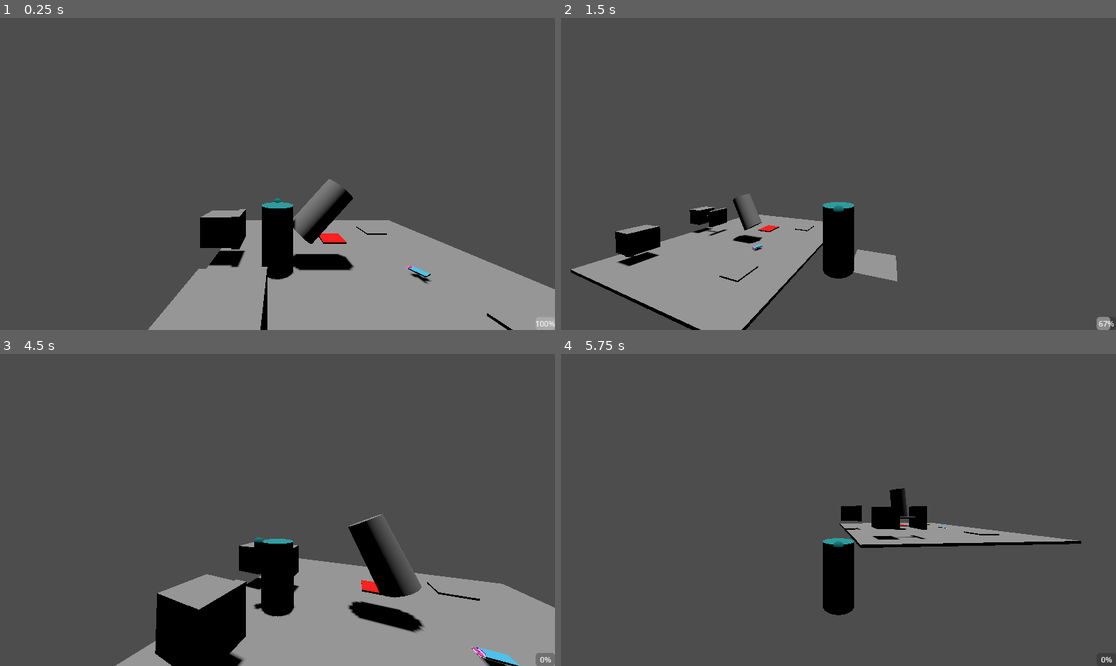
Above: before the commit, frames 1-4 (two rows, left to right).
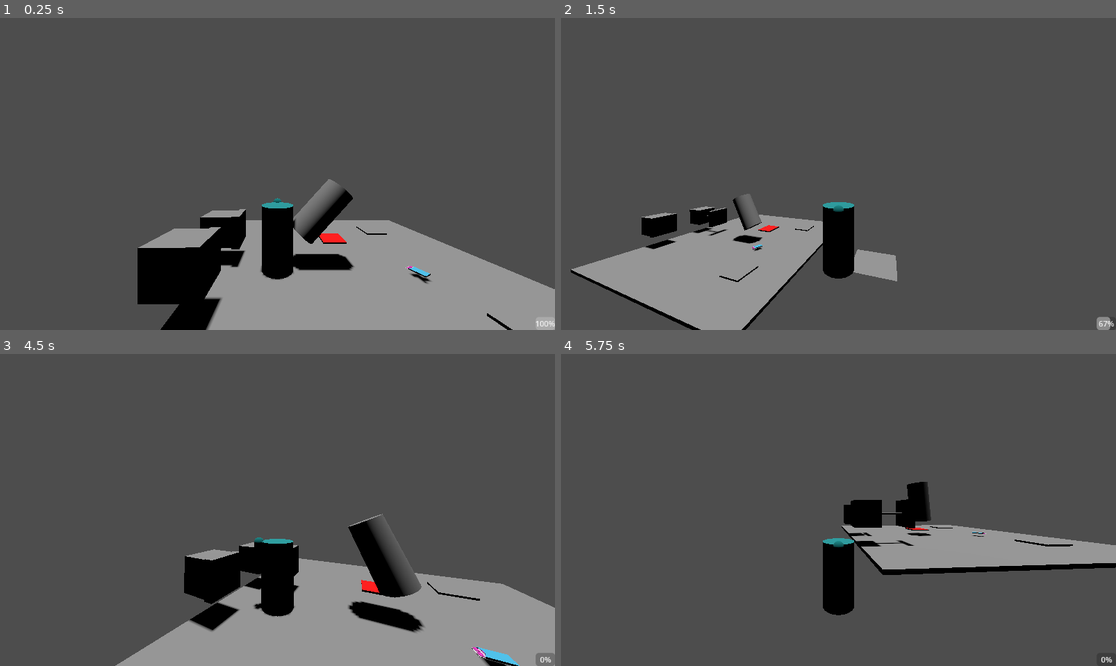
Above: after the commit, the same moments.

Repository: audreyssu/GGJ-2025-BubblegumPlatformer
Game: Godot game, scene res://scenes/world_root.tscn
The game is run twice, just before and just after one commit, with the same random seed, the same clock (stepped at 60 frames per second) and the same inputs.
Inputs (mouse positions are in pixels of both pictures, inside the frame that each line leads up to):
- Up to frame 1 (0.25 s): no input
- Up to frame 2 (1.5 s): move the mouse to (866, 174) at 0.52 s; hold D (p_right) 0.53-1.28 s; click (866, 174) at 0.6 s; tap Space (p_jump) at 0.77 s; move the mouse to (810, 174) at 1.27 s; hold S (p_backward) from 1.28 s (still down); tap W (p_foreward) at 1.35 s
- Up to frame 3 (4.5 s): tap Space (p_jump) at 1.52, 3.02, 3.77 s; move the mouse to (288, 503) at 2.02 s; release S (p_backward) at 2.03 s; hold D (p_right) 2.03-3.53 s; click (288, 503) at 2.1 s; move the mouse to (271, 516) at 2.77 s; tap W (p_foreward) at 2.85, 4.35 s; tap Enter at 3.5 s; move the mouse to (316, 513) at 3.52 s; hold A (p_left) from 3.53 s (still down); click (316, 513) at 3.6 s; tap R (reset) at 4.25 s; move the mouse to (233, 506) at 4.27 s
- Up to frame 4 (5.75 s): tap Space (p_jump) at 4.52 s; move the mouse to (844, 510) at 5.02 s; release A (p_left) at 5.03 s; hold S (p_backward) from 5.03 s (still down); click (844, 510) at 5.1 s

The runs differ from the first frame. In frame 1, 4.1% of the frame differs, in the area x 24-49%, y 67-100%; in frame 2, 1.0%; in frame 3, 4.7%; in frame 4, 5.5%, in the area x 50-100%, y 40-71%.

Commit message:
Renamed pistonHold to pistonTimed

Diff:
--- a/bubblegamejam/scenes/piston_hold.tscn
+++ /dev/null
@@ -1,127 +0,0 @@
-[gd_scene load_steps=12 format=3 uid="uid://t0vugvsdqbq3"]
-
-[sub_resource type="BoxMesh" id="BoxMesh_8psbl"]
-
-[sub_resource type="BoxShape3D" id="BoxShape3D_jhc0r"]
-
-[sub_resource type="BoxMesh" id="BoxMesh_h3p8i"]
-
-[sub_resource type="BoxShape3D" id="BoxShape3D_sh23c"]
-size = Vector3(0.25, 1.05, 1.05)
-
-[sub_resource type="CylinderMesh" id="CylinderMesh_p86ps"]
-
-[sub_resource type="CylinderShape3D" id="CylinderShape3D_vvie1"]
-
-[sub_resource type="Curve3D" id="Curve3D_6f80a"]
-_data = {
-"points": PackedVector3Array(0, 0, 0, 0, 0, 0, -1.11402, 0.00031437, 0, 0, 0, 0, 0, 0, 0, -0.000530958, -1.70469e-05, 0.000771068),
-"tilts": PackedFloat32Array(0, 0)
-}
-point_count = 2
-
-[sub_resource type="Animation" id="Animation_wodde"]
-length = 0.001
-loop_mode = 1
-tracks/0/type = "value"
-tracks/0/imported = false
-tracks/0/enabled = true
-tracks/0/path = NodePath("..:progress_ratio")
-tracks/0/interp = 1
-tracks/0/loop_wrap = true
-tracks/0/keys = {
-"times": PackedFloat32Array(0),
-"transitions": PackedFloat32Array(1),
-"update": 0,
-"values": [0.0]
-}
-
-[sub_resource type="Animation" id="Animation_uqr3p"]
-resource_name = "pistonAnim"
-length = 3.0
-loop_mode = 1
-tracks/0/type = "value"
-tracks/0/imported = false
-tracks/0/enabled = true
-tracks/0/path = NodePath("..:progress_ratio")
-tracks/0/interp = 1
-tracks/0/loop_wrap = true
-tracks/0/keys = {
-"times": PackedFloat32Array(0, 1.5),
-"transitions": PackedFloat32Array(1, 1),
-"update": 0,
-"values": [0.0, 1.0]
-}
-
-[sub_resource type="Animation" id="Animation_3413n"]
-resource_name = "pistonHoldAnim"
-length = 3.0
-loop_mode = 1
-tracks/0/type = "value"
-tracks/0/imported = false
-tracks/0/enabled = true
-tracks/0/path = NodePath("..:progress_ratio")
-tracks/0/interp = 1
-tracks/0/loop_wrap = true
-tracks/0/keys = {
-"times": PackedFloat32Array(0, 1.5),
-"transitions": PackedFloat32Array(0, 0),
-"update": 0,
-"values": [0.0, 1.0]
-}
-
-[sub_resource type="AnimationLibrary" id="AnimationLibrary_w6224"]
-_data = {
-"RESET": SubResource("Animation_wodde"),
-"pistonAnim": SubResource("Animation_uqr3p"),
-"pistonHoldAnim": SubResource("Animation_3413n")
-}
-
-[node name="piston" type="Node3D"]
-
-[node name="pistonBase" type="StaticBody3D" parent="."]
-transform = Transform3D(1, 0, 0, 0, 1, 0, 0, 0, 1, -1.59859, 0, 0)
-collision_layer = 2
-
-[node name="MeshInstance3D" type="MeshInstance3D" parent="pistonBase"]
-mesh = SubResource("BoxMesh_8psbl")
-
-[node name="CollisionShape3D" type="CollisionShape3D" parent="pistonBase"]
-shape = SubResource("BoxShape3D_jhc0r")
-
-[node name="pistonPusher" type="AnimatableBody3D" parent="."]
-transform = Transform3D(1, 0, 0, 0, 1, 0, 0, 0, 1, -1.11402, 0.00031437, 0)
-collision_layer = 2
-
-[node name="pusherMesh" type="MeshInstance3D" parent="pistonPusher"]
-transform = Transform3D(0.25, 0, 0, 0, 1.05, 0, 0, 0, 1.05, 0, 0, 0)
-mesh = SubResource("BoxMesh_h3p8i")
-
-[node name="pusherCollision" type="CollisionShape3D" parent="pistonPusher"]
-shape = SubResource("BoxShape3D_sh23c")
-
-[node name="leverMesh" type="MeshInstance3D" parent="pistonPusher"]
-transform = Transform3D(-4.37114e-09, -0.6, 0, 0.1, -2.62268e-08, 0, 0, 0, 0.1, -0.515153, 0, 0)
-mesh = SubResource("CylinderMesh_p86ps")
-skeleton = NodePath("")
-
-[node name="leverCollision" type="CollisionShape3D" parent="pistonPusher"]
-shape = SubResource("CylinderShape3D_vvie1")
-
-[node name="pistonPath" type="Path3D" parent="."]
-curve = SubResource("Curve3D_6f80a")
-
-[node name="pistonPathFollow" type="PathFollow3D" parent="pistonPath"]
-transform = Transform3D(-0.000692531, 0.000297587, -0.999827, 0, 0.999827, 0.000297587, 1, 2.06088e-07, -0.000692411, -1.11402, 0.00031437, 0)
-
-[node name="pistonTransform" type="RemoteTransform3D" parent="pistonPath/pistonPathFollow"]
-remote_path = NodePath("../../../pistonPusher")
-update_rotation = false
-update_scale = false
-
-[node name="pistonAnimPlayer" type="AnimationPlayer" parent="."]
-root_node = NodePath("../pistonPath/pistonPathFollow/pistonTransform")
-libraries = {
-"": SubResource("AnimationLibrary_w6224")
-}
-autoplay = "pistonHoldAnim"
--- /dev/null
+++ b/bubblegamejam/scenes/piston_timed.tscn
@@ -0,0 +1,127 @@
+[gd_scene load_steps=12 format=3 uid="uid://t0vugvsdqbq3"]
+
+[sub_resource type="BoxMesh" id="BoxMesh_8psbl"]
+
+[sub_resource type="BoxShape3D" id="BoxShape3D_jhc0r"]
+
+[sub_resource type="BoxMesh" id="BoxMesh_h3p8i"]
+
+[sub_resource type="BoxShape3D" id="BoxShape3D_sh23c"]
+size = Vector3(0.25, 1.05, 1.05)
+
+[sub_resource type="CylinderMesh" id="CylinderMesh_p86ps"]
+
+[sub_resource type="CylinderShape3D" id="CylinderShape3D_vvie1"]
+
+[sub_resource type="Curve3D" id="Curve3D_6f80a"]
+_data = {
+"points": PackedVector3Array(0, 0, 0, 0, 0, 0, -1.11402, 0.00031437, 0, 0, 0, 0, 0, 0, 0, -0.000530958, -1.70469e-05, 0.000771068),
+"tilts": PackedFloat32Array(0, 0)
+}
+point_count = 2
+
+[sub_resource type="Animation" id="Animation_wodde"]
+length = 0.001
+loop_mode = 1
+tracks/0/type = "value"
+tracks/0/imported = false
+tracks/0/enabled = true
+tracks/0/path = NodePath("..:progress_ratio")
+tracks/0/interp = 1
+tracks/0/loop_wrap = true
+tracks/0/keys = {
+"times": PackedFloat32Array(0),
+"transitions": PackedFloat32Array(1),
+"update": 0,
+"values": [0.0]
+}
+
+[sub_resource type="Animation" id="Animation_uqr3p"]
+resource_name = "pistonAnim"
+length = 3.0
+loop_mode = 1
+tracks/0/type = "value"
+tracks/0/imported = false
+tracks/0/enabled = true
+tracks/0/path = NodePath("..:progress_ratio")
+tracks/0/interp = 1
+tracks/0/loop_wrap = true
+tracks/0/keys = {
+"times": PackedFloat32Array(0, 1.5),
+"transitions": PackedFloat32Array(1, 1),
+"update": 0,
+"values": [0.0, 1.0]
+}
+
+[sub_resource type="Animation" id="Animation_3413n"]
+resource_name = "pistonTimedAnim"
+length = 3.0
+loop_mode = 1
+tracks/0/type = "value"
+tracks/0/imported = false
+tracks/0/enabled = true
+tracks/0/path = NodePath("..:progress_ratio")
+tracks/0/interp = 1
+tracks/0/loop_wrap = true
+tracks/0/keys = {
+"times": PackedFloat32Array(0, 1.5),
+"transitions": PackedFloat32Array(0, 0),
+"update": 0,
+"values": [0.0, 1.0]
+}
+
+[sub_resource type="AnimationLibrary" id="AnimationLibrary_w6224"]
+_data = {
+"RESET": SubResource("Animation_wodde"),
+"pistonAnim": SubResource("Animation_uqr3p"),
+"pistonTimedAnim": SubResource("Animation_3413n")
+}
+
+[node name="timedPiston" type="Node3D"]
+
+[node name="pistonBase" type="StaticBody3D" parent="."]
+transform = Transform3D(1, 0, 0, 0, 1, 0, 0, 0, 1, -1.59859, 0, 0)
+collision_layer = 2
+
+[node name="MeshInstance3D" type="MeshInstance3D" parent="pistonBase"]
+mesh = SubResource("BoxMesh_8psbl")
+
+[node name="CollisionShape3D" type="CollisionShape3D" parent="pistonBase"]
+shape = SubResource("BoxShape3D_jhc0r")
+
+[node name="pistonPusher" type="AnimatableBody3D" parent="."]
+transform = Transform3D(1, 0, 0, 0, 1, 0, 0, 0, 1, -1.11402, 0.00031437, 0)
+collision_layer = 2
+
+[node name="pusherMesh" type="MeshInstance3D" parent="pistonPusher"]
+transform = Transform3D(0.25, 0, 0, 0, 1.05, 0, 0, 0, 1.05, 0, 0, 0)
+mesh = SubResource("BoxMesh_h3p8i")
+
+[node name="pusherCollision" type="CollisionShape3D" parent="pistonPusher"]
+shape = SubResource("BoxShape3D_sh23c")
+
+[node name="leverMesh" type="MeshInstance3D" parent="pistonPusher"]
+transform = Transform3D(-4.37114e-09, -0.6, 0, 0.1, -2.62268e-08, 0, 0, 0, 0.1, -0.515153, 0, 0)
+mesh = SubResource("CylinderMesh_p86ps")
+skeleton = NodePath("")
+
+[node name="leverCollision" type="CollisionShape3D" parent="pistonPusher"]
+shape = SubResource("CylinderShape3D_vvie1")
+
+[node name="pistonPath" type="Path3D" parent="."]
+curve = SubResource("Curve3D_6f80a")
+
+[node name="pistonPathFollow" type="PathFollow3D" parent="pistonPath"]
+transform = Transform3D(-0.000692531, 0.000297587, -0.999827, 0, 0.999827, 0.000297587, 1, 2.06088e-07, -0.000692411, -1.11402, 0.00031437, 0)
+
+[node name="pistonTransform" type="RemoteTransform3D" parent="pistonPath/pistonPathFollow"]
+remote_path = NodePath("../../../pistonPusher")
+update_rotation = false
+update_scale = false
+
+[node name="pistonAnimPlayer" type="AnimationPlayer" parent="."]
+root_node = NodePath("../pistonPath/pistonPathFollow/pistonTransform")
+libraries = {
+"": SubResource("AnimationLibrary_w6224")
+}
+autoplay = "pistonTimedAnim"
--- a/bubblegamejam/scenes/world_root.tscn
+++ b/bubblegamejam/scenes/world_root.tscn
@@ -10,7 +10,7 @@
 [ext_resource type="PackedScene" uid="uid://o251yu4k7q1y" path="res://scenes/piston.tscn" id="8_mtc1a"]
 [ext_resource type="PackedScene" uid="uid://d172pyvl6rxwr" path="res://scenes/moving_platform.tscn" id="9_ws5sk"]
 [ext_resource type="PackedScene" uid="uid://bsmw61s6uuuui" path="res://scenes/pendulum.tscn" id="10_j7jao"]
-[ext_resource type="PackedScene" uid="uid://t0vugvsdqbq3" path="res://scenes/piston_hold.tscn" id="11_sur5j"]
+[ext_resource type="PackedScene" uid="uid://t0vugvsdqbq3" path="res://scenes/piston_timed.tscn" id="11_sur5j"]
 
 [node name="worldRoot" type="Node3D"]
 script = ExtResource("1_0qkg6")
@@ -48,8 +48,8 @@
 transform = Transform3D(1, 0, 0, 0, 1, 0, 0, 0, 1, 0, 1.79248, 0)
 moveSpeedScale = 12.98
 
-[node name="piston2" parent="." instance=ExtResource("11_sur5j")]
-transform = Transform3D(1, 0, 0, 0, 1, 0, 0, 0, 1, -1.6414, 1.01573, 3.31719)
+[node name="timedPiston" parent="." instance=ExtResource("11_sur5j")]
+transform = Transform3D(1, 0, 0, 0, 1, 0, 0, 0, 1, -2.84701, 1.23199, 2.06298)
 
 [connection signal="numBubblesChanged" from="player" to="Bubble_Counter" method="_on_player_num_bubbles_changed"]
 
Not shown, removed: bubblegamejam/BubbleGameJam.console.exe
Not shown, changed: bubblegamejam/BubbleGameJam.exe
Not shown, changed: bubblegamejam/BubbleGameJam.pck
